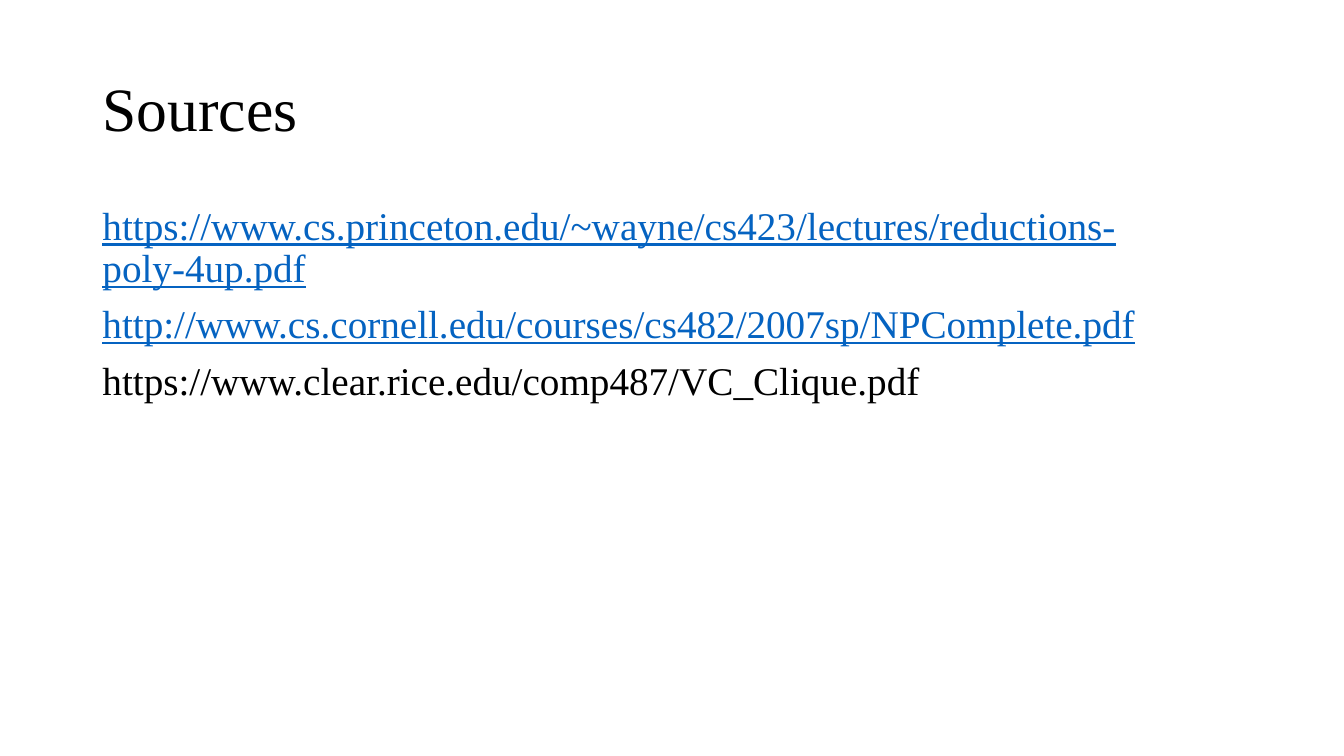
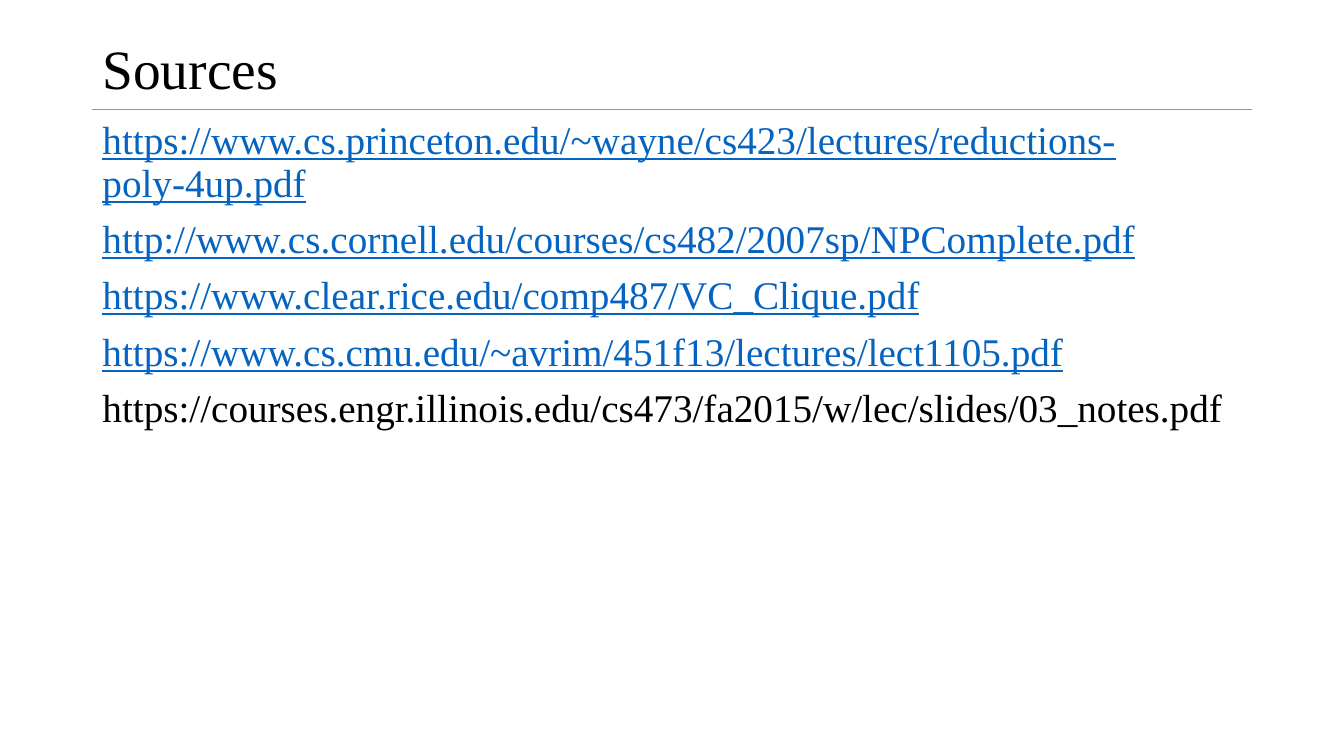
Before and after one commit to chen6wx/np-project, a slide deck: slide 11 of presentations/problem_presentation.pptx (slide 10 before the commit). Drawn at 1344x756 pixels with LibreOffice and Linux fonts; fonts in the diff are those of the drawing. Boxes give left, top, right and bottom in pixels: in the first picture for what was removed or moved away, otherwise in the second. Text is boxed around its words. In the diff, an @@ line names an element or a change of style, - is before the commit and + after.

```diff
--- a/presentations/problem_presentation.pptx
+++ b/presentations/problem_presentation.pptx
@@ title "Sources" at <box>102,52,277,90</box>: size 44 to 39.6 pt @@
@@ text "https://www.cs.princeton.edu/~wayne/cs423/lectures/reduction ...": place and size @@
-text "https://www.cs.princeton.edu/~wayne/cs423/lectures/reduction ..." at <box>102,212,1134,402</box>
+text "https://www.cs.princeton.edu/~wayne/cs423/lectures/reduction ..." at <box>102,126,1221,430</box>
@@ line added from (93, 109) to (1252, 109), #ED7D31 0.5 pt @@
@@ text at <box>102,281,919,317</box>: text colour #000000 to #0563C1, underline on in "https://www.clear.rice.edu/comp487/VC_Clique.pdf" @@
@@ text at <box>102,338,1221,430</box>: paragraphs added @@
+https://www.cs.cmu.edu/~avrim/451f13/lectures/lect1105.pdf
+https://courses.engr.illinois.edu/cs473/fa2015/w/lec/slides/03_notes.pdf
```
Also in this commit, not shown: 7 other slides changed, 3 slides added, 2 slides removed.
